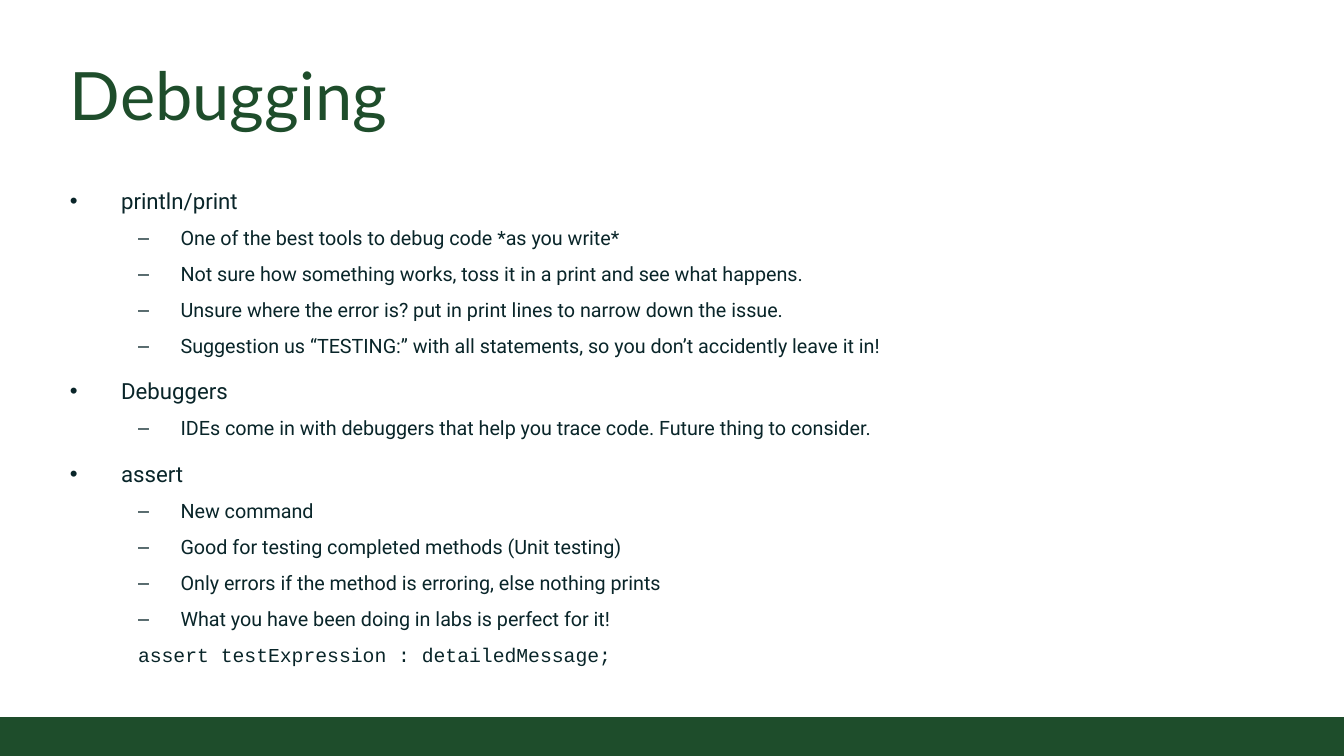
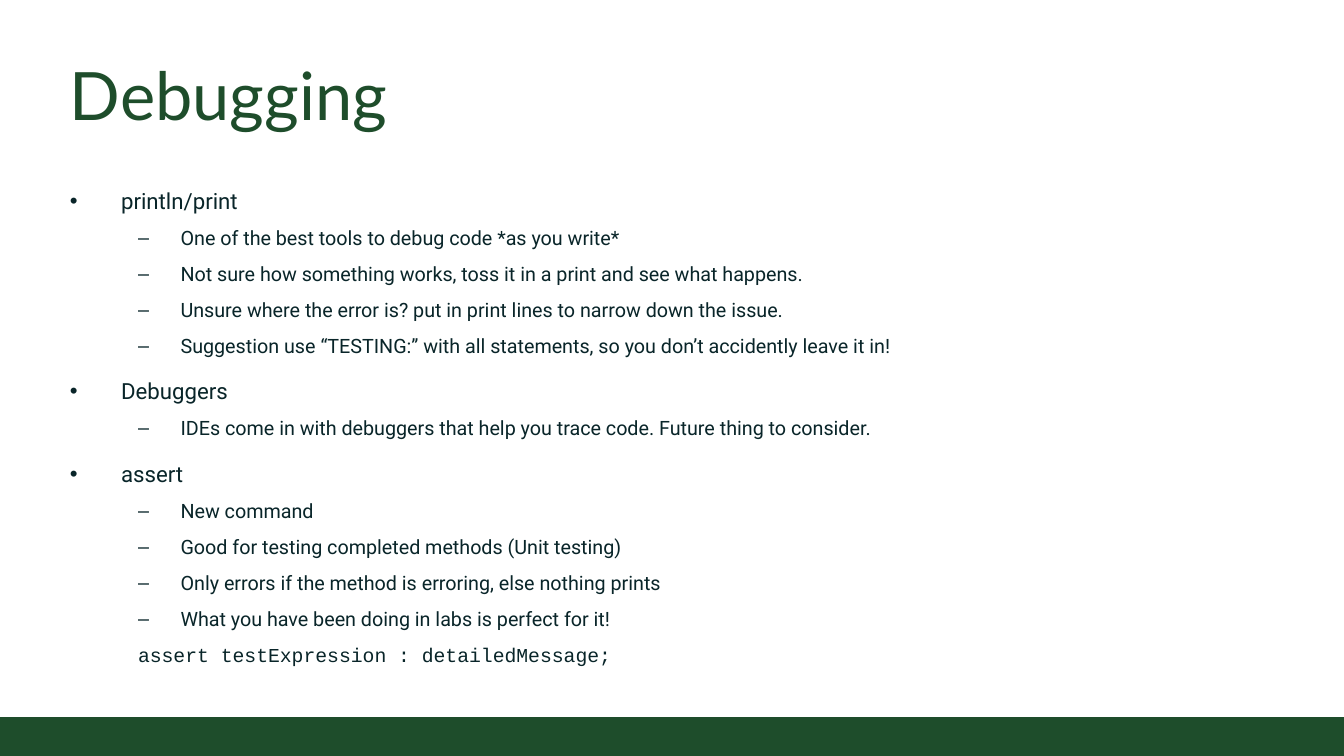
Before and after one commit to coloradostateuniversity/CSUCS1ClassExamples, a slide deck: slide 6 of slides/Online/2020/12 - More Methods.pptx. Drawn at 1344x756 pixels with LibreOffice and Linux fonts; fonts in the diff are those of the drawing; background and template pictures are left out. Boxes give left, top, right and bottom in pixels: in the first picture for what was removed or moved away, otherwise in the second. Text is boxed around its words. In the diff, an @@ line names an element or a change of style, - is before the commit and + after.

```diff
--- a/slides/Online/2020/12 - More Methods.pptx
+++ b/slides/Online/2020/12 - More Methods.pptx
@@ text at (181,338,890,358): text changed @@
-  – Suggestion us “TESTING:” with all statements, so you don’t accidently leave it in!
+  – Suggestion use “TESTING:” with all statements, so you don’t accidently leave it in!
```
Also in this commit, not shown: 4 other slides changed, 13 other files.
